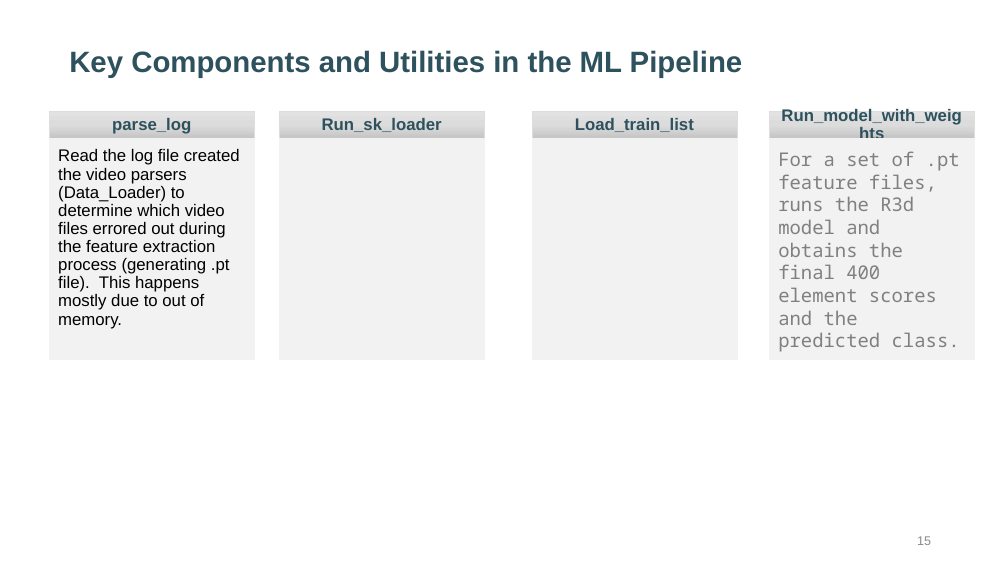
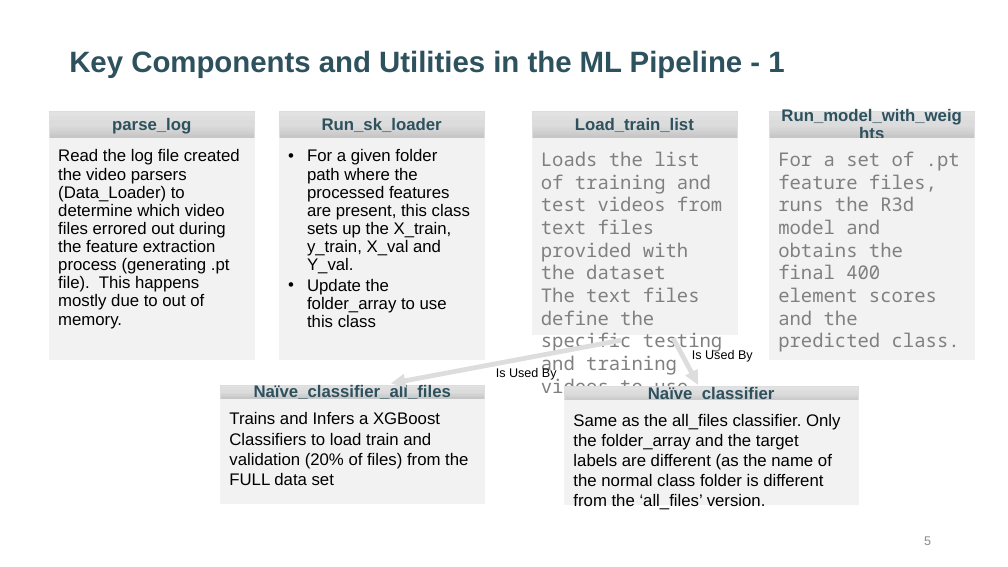
Before and after one commit to karthik111/video_anomaly_detection, a slide deck: slide 5 of docs/Video Anomaly Detection – Design Notes v5.pptx (slide 15 before the commit). Drawn at 1008x567 pixels with LibreOffice and Linux fonts; fonts in the diff are those of the drawing. Boxes give left, top, right and bottom in pixels: in the first picture for what was removed or moved away, otherwise in the second. Text is boxed around its words. In the diff, an @@ line names an element or a change of style, - is before the commit and + after.

```diff
--- a/docs/Video Anomaly Detection – Design Notes v5.pptx
+++ b/docs/Video Anomaly Detection – Design Notes v5.pptx
@@ title at box(69, 50, 784, 78): text changed @@
-Key Components and Utilities in the ML Pipeline
+Key Components and Utilities in the ML Pipeline - 1
@@ text in freeform shape at box(307, 149, 470, 327): text added @@
+  • For a given folder path where the processed features are present, this class sets up the X_train, y_train, X_val and Y_val.
+  • Update the folder_array to use this class
@@ freeform shape "Loads the list of training ...": place and size @@
-freeform shape "Loads the list of training ..." at box(532, 138, 737, 359)
+freeform shape "Loads the list of training ..." at box(532, 138, 737, 334)
@@ text in freeform shape at box(541, 151, 722, 399): text added @@
+Loads the list of training and test videos from text files provided with the dataset
+The text files define the specific testing and training videos to use.
@@ arrow added from (621, 340) to (391, 383), #DDDDDD 4.5 pt @@
@@ arrow added from (674, 339) to (698, 385), #DDDDDD 4.5 pt @@
@@ text added at box(692, 349, 753, 362), 12 pt, text #000000 @@
+Is Used By
@@ freeform shape added at box(221, 385, 485, 399), fill gradient #E3E3E3 to #DDDDDD to #C4C4C4, outline #DDDDDD 0.5 pt, 16 pt, text #2E515E, bold @@
+Naïve_classifier_all_files
@@ text added at box(496, 367, 557, 380), 12 pt, text #000000 @@
+Is Used By
@@ freeform shape added at box(565, 386, 858, 402), fill gradient #E3E3E3 to #DDDDDD to #C4C4C4, outline #DDDDDD 0.5 pt, 16 pt, text #2E515E, bold @@
+Naïve_classifier
@@ freeform shape added at box(221, 399, 485, 503), fill #F2F2F2 at 90% opacity, outline #F2F2F2 0.5 pt, 16 pt, text #000000 @@
+Trains and Infers a XGBoost Classifiers to load train and validation (20% of files) from the FULL data set
@@ freeform shape added at box(565, 401, 858, 504), fill #F2F2F2 at 90% opacity, outline #F2F2F2 0.5 pt, 16 pt, text #000000 @@
+Same as the all_files classifier. Only the folder_array and the target labels are different (as the name of the normal class folder is different from the ‘all_files’ version.
@@ page number at box(924, 536, 931, 545): text changed @@
-15
+5
```
Also in this commit, not shown: 3 other slides changed, 8 slides added, 9 other files.
